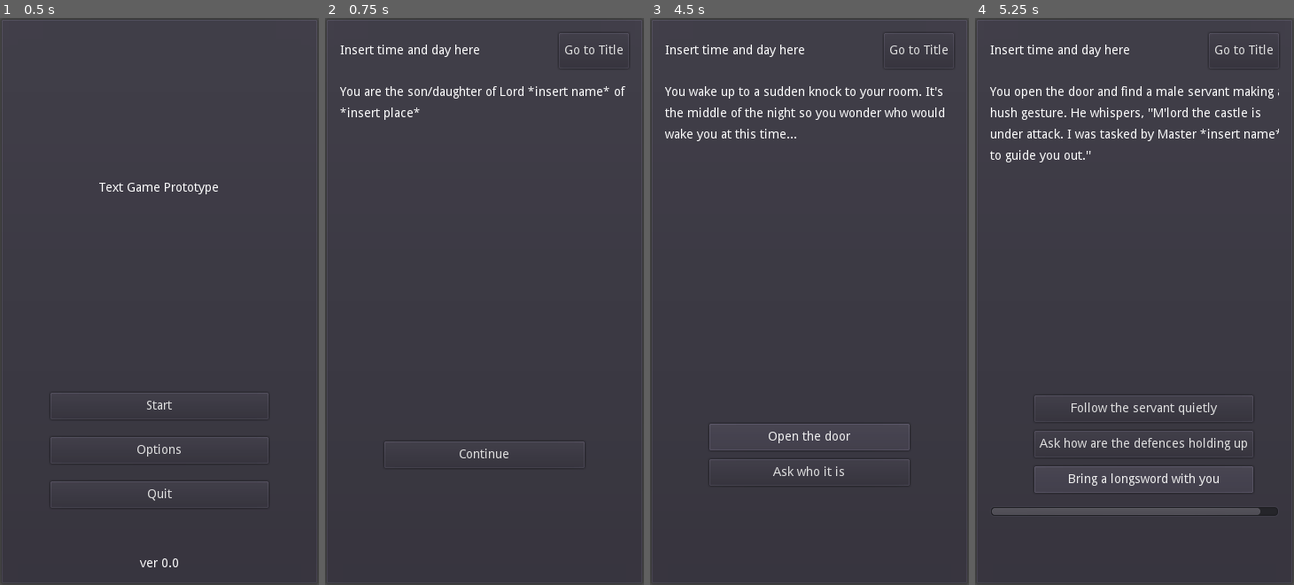
Above: before the commit, frames 1-4 (left to right).
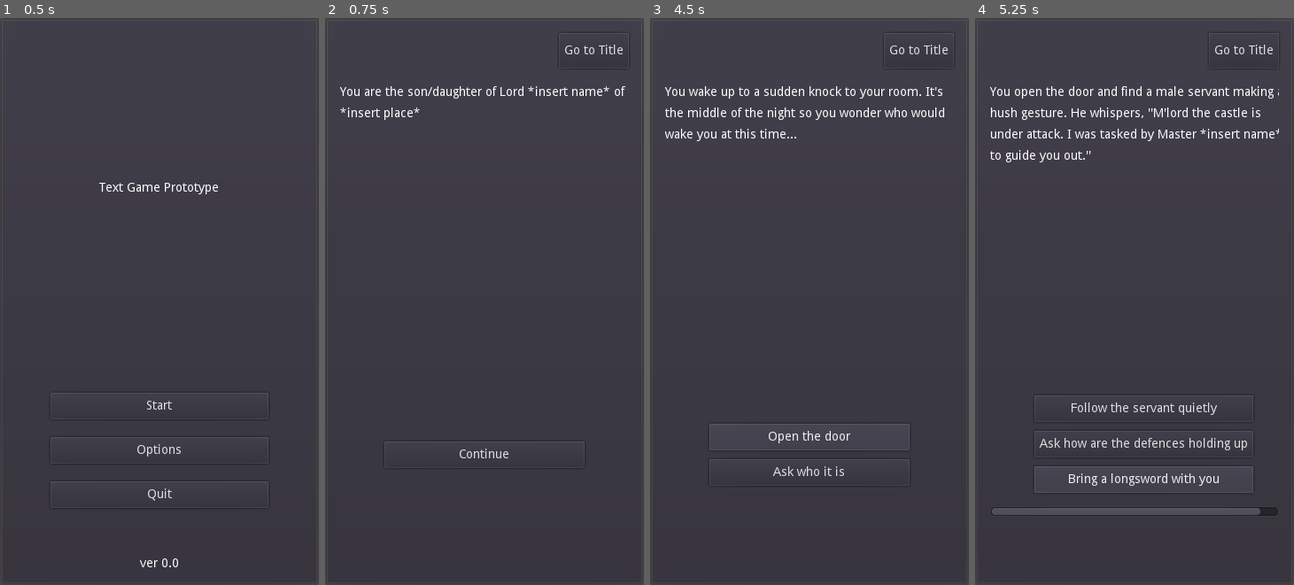
Above: after the commit, the same moments.

Repository: philipuriarte/A-Churchyard-of-Orphans
Game: Godot game, scene res://scenes/main.tscn
Two runs of this game, one before a commit and one after it. Both use one fixed random seed, a clock stepped at 60 frames per second and the inputs below.
Inputs:
- Up to frame 1 (0.5 s): no input
- Up to frame 2 (0.75 s): click "Start" at 0.5 s
- Up to frame 3 (4.5 s): click "Go to Title" at 1.25 s; click "Start" at 2 s; click "Go to Title" at 2.75 s; click "Start" at 3.5 s; click "Continue" at 4.25 s
- Up to frame 4 (5.25 s): click "Open the door" at 5 s

Frame 1 is identical in both runs. In frame 2, 0.3% of the frame differs, in the area x 4-49%, y 4-7%; in frame 3, 0.3%; in frame 4, 0.3%.

Commit message:
Remove text in TopText in game_screen.tscn

Diff:
--- a/scenes/game_screen.tscn
+++ b/scenes/game_screen.tscn
@@ -35,7 +35,6 @@
 margin_right = 243.0
 margin_bottom = 27.0
 size_flags_horizontal = 3
-text = "Insert time and day here"
 
 [node name="TitleButton" type="Button" parent="MarginContainer/MainCointainer/TopContainer"]
 margin_left = 247.0
